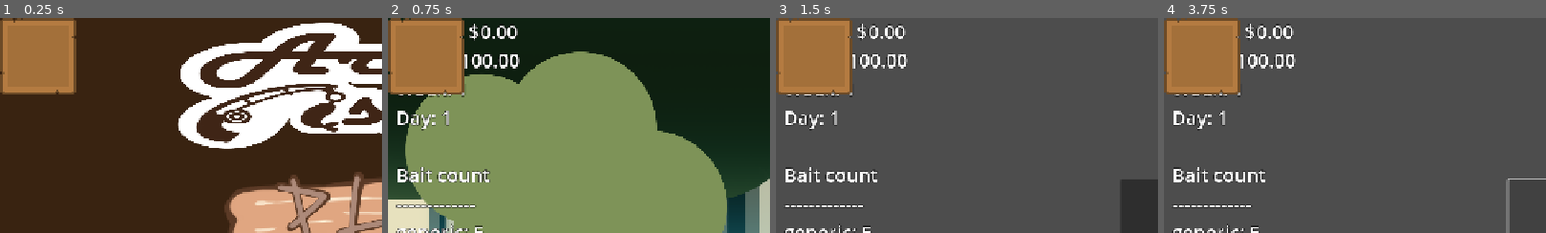
Above: before the commit, frames 1-4 (left to right).
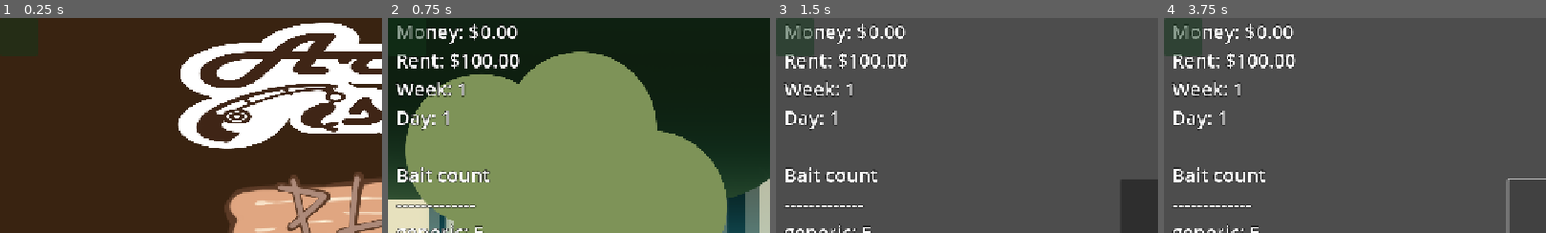
Above: after the commit, the same moments.

Repository: Meoah/Team-Awesome
Game: Godot game, scene res://scenes/ui/slot.tscn
The game is run twice, just before and just after one commit, with the same random seed, the same clock (stepped at 60 frames per second) and the same inputs. This scene is started directly instead of the project's main scene.
Inputs (mouse positions are % of the whole screen's width and height, from its top left):
- Up to frame 1 (0.25 s): no input
- Up to frame 2 (0.75 s): click (51, 45) at 0.5 s
- Up to frame 3 (1.5 s): click "End Day" at 1.25 s
- Up to frame 4 (3.75 s): click "Go to bed" at 2 s; click "Go to bed" at 2.75 s; click "Buy Bait x10 Cost: $15" at 3.5 s
The pictures show only the part of the screen within x 0-50%, y 0-50%; the shares and areas given below are measured in that part.

The runs differ from the first frame. In frame 1, 7.1% of the frame differs, in the area x 0-20%, y 0-36%; in frame 2, 7.1%; in frame 3, 7.1%; in frame 4, 7.1%.

Commit message:
Inventory
Summary: Add modular Inventory System and RoR2-style HUD
Description: * Created InventoryManager autoload for global data.

Added FishData resource template for easy item creation.

Implemented dynamic UI that updates via signals.

Integrated InventoryUI into the Main Scene.

Diff:
--- /dev/null
+++ b/scenes/ui/Inventory_UI.gd
@@ -0,0 +1,24 @@
+extends GridContainer
+
+#Link slot
+@export var slot: PackedScene
+
+func _ready():
+	#Connects to inventory siganal
+	Inventory.inventory_updated.connect(refresh_ui)
+	refresh_ui()
+
+func refresh_ui():
+	if slot == null:
+		push_error("Inventory UI: Drag the slot scene inside the inspector")
+	for child in get_children():
+		child.queue_free()
+
+	var contents = Inventory.get_all_fish()
+
+	for fish in contents.keys():
+		var amount = contents[fish]
+		var new_slot = slot.instantiate()
+
+		add_child(new_slot)
+		new_slot.set_slot(fish, amount)
--- /dev/null
+++ b/scenes/ui/inventory_ui.tscn
@@ -0,0 +1,20 @@
+[gd_scene load_steps=3 format=3 uid="uid://himmnj7djqgt"]
+
+[ext_resource type="Script" uid="uid://cyund0hdccn2m" path="res://scenes/ui/Inventory_UI.gd" id="1_5v8q7"]
+[ext_resource type="PackedScene" uid="uid://dyaxs1jdloena" path="res://scenes/ui/slot.tscn" id="2_gf3dx"]
+
+[node name="Inventory_UI" type="CanvasLayer"]
+
+[node name="GridContainer" type="GridContainer" parent="."]
+anchors_preset = 5
+anchor_left = 0.5
+anchor_right = 0.5
+offset_left = -639.0
+offset_right = 639.0
+offset_bottom = 143.0
+grow_horizontal = 2
+theme_override_constants/h_separation = 5
+theme_override_constants/v_separation = 10
+columns = 20
+script = ExtResource("1_5v8q7")
+slot = ExtResource("2_gf3dx")
--- /dev/null
+++ b/scenes/ui/slot.gd
@@ -0,0 +1,14 @@
+extends PanelContainer
+
+@onready var icon_rect = $Icon
+@onready var count_label = $Icon/CountLabel
+
+func set_slot(fish_data: Inventory_FishData, amount: int):
+	icon_rect.texture = fish_data.icon
+
+	#Only show count if count is > 1
+	if amount > 1:
+		count_label.text = str(amount)
+		count_label.show()
+	else:
+		count_label.hide()
--- a/scenes/ui/slot.tscn
+++ b/scenes/ui/slot.tscn
@@ -1,10 +1,34 @@
-[gd_scene load_steps=2 format=3 uid="uid://dyaxs1jdloena"]
+[gd_scene load_steps=4 format=3 uid="uid://dyaxs1jdloena"]
 
-[ext_resource type="Texture2D" uid="uid://cbhtfna6mhxm6" path="res://assets/textures/ui/panel_brown_damaged_dark.png" id="1_c24ra"]
+[ext_resource type="Script" uid="uid://cqsqbytqafa34" path="res://scenes/ui/slot.gd" id="1_jkamp"]
+[ext_resource type="FontFile" uid="uid://ciwjf56aydm2a" path="res://assets/fonts/CherryBombOne-Regular.ttf" id="2_sad2q"]
 
-[node name="Slot" type="Node2D"]
+[sub_resource type="StyleBoxFlat" id="StyleBoxFlat_sad2q"]
+bg_color = Color(0.07058824, 0.21960784, 0.105882354, 0.5019608)
+corner_radius_top_left = 4
+corner_radius_top_right = 4
+corner_radius_bottom_right = 4
+corner_radius_bottom_left = 4
 
-[node name="TextureRect" type="TextureRect" parent="."]
-offset_right = 128.0
-offset_bottom = 128.0
-texture = ExtResource("1_c24ra")
+[node name="Slot" type="PanelContainer"]
+custom_minimum_size = Vector2(64, 64)
+theme_override_styles/panel = SubResource("StyleBoxFlat_sad2q")
+script = ExtResource("1_jkamp")
+
+[node name="Icon" type="TextureRect" parent="."]
+layout_mode = 2
+expand_mode = 1
+stretch_mode = 5
+
+[node name="CountLabel" type="Label" parent="Icon"]
+layout_mode = 1
+anchors_preset = 3
+anchor_left = 1.0
+anchor_top = 1.0
+anchor_right = 1.0
+anchor_bottom = 1.0
+offset_left = -40.0
+offset_top = -24.0
+grow_horizontal = 0
+grow_vertical = 0
+theme_override_fonts/font = ExtResource("2_sad2q")
--- a/scripts/ui/inventory.gd
+++ b/scripts/ui/inventory.gd
@@ -1,31 +1,56 @@
 extends Node
 
-#Dictionary: key is FishData resource
+signal inventory_updated
 
-#How many of a fish a player has
-var fish_counts: ={}
+var inventory_contents: Dictionary = {}
 
 #add fish to inventory
-func add_fish(fish: FishData, amount: int = 1) -> void:
-	if fish_counts.has(fish):
-		fish_counts[fish] += amount
+func add_fish(fish: Inventory_FishData, amount: int = 1) -> void:
+	if inventory_contents.has(fish):
+		inventory_contents[fish] += amount
 	else:
-		fish_counts[fish] = amount
+		inventory_contents[fish] = amount
+
+	inventory_updated.emit()
+
+func get_all_fish() -> Dictionary:
+	return inventory_contents
 
 #Remove fish from inventory
-func remove_fish(fish: FishData, amount: int = 1) -> void:
-	if not fish_counts.has(fish):
+func remove_fish(fish: Inventory_FishData, amount: int = 1) -> void:
+	if not inventory_contents.has(fish):
 		return
-	fish_counts[fish] -= amount
-	if fish_counts[fish] <= 0:
-		fish_counts.erase(fish)
+	inventory_contents[fish] -= amount
+	#Make sure there are no negative numbers
+	if inventory_contents[fish] <= 0:
+		inventory_contents.erase(fish)
+	inventory_updated.emit()
 
 #Check if the player has at least one of a fish
-func has_fish(fish: FishData) -> bool:
-	return fish_counts.has(fish) and fish_counts[fish] > 0
+func has_fish(fish: Inventory_FishData) -> bool:
+	return inventory_contents.has(fish) and inventory_contents[fish] > 0
 
 #How many of this fish does player have
-func get_fish_count(fish: FishData) -> int:
-	if fish_counts.has(fish):
-		return fish_counts[fish]
+func get_fish_count(fish: Inventory_FishData) -> int:
+	if inventory_contents.has(fish):
+		return inventory_contents[fish]
 	return 0
+
+func refresh_ui():
+	for child in get_children():
+		child.queue_free()
+		var contents = Inventory.get_all_fish()
+		for fish in contents.keys():
+			var amount = contents[fish]
+
+#Useful for the nigh market
+func get_total_inventory_value() -> int:
+	var total = 0
+	for fish in inventory_contents.keys():
+		var stack_value = fish.fish_price
+		total += fish.fish_price * inventory_contents[fish]
+	return total
+
+func clear_inventory() -> void:
+	inventory_contents.clear()
+	inventory_updated.emit()
--- /dev/null
+++ b/scripts/util/Inventory_fish_data.gd
@@ -0,0 +1,9 @@
+extends Resource
+class_name Inventory_FishData
+
+@export var display_name: String
+@export var fish_id: int = 0
+@export var fish_price: int = 0 #Night market read this
+@export var icon: Texture2D
+@export var is_bait: bool = false #Fishing rod can read this
+@export var is_stackable = true
Not shown, added: scenes/ui/Inventory_UI.gd.uid
Not shown, added: scenes/ui/slot.gd.uid
Not shown, added: scripts/util/Inventory_fish_data.gd.uid
